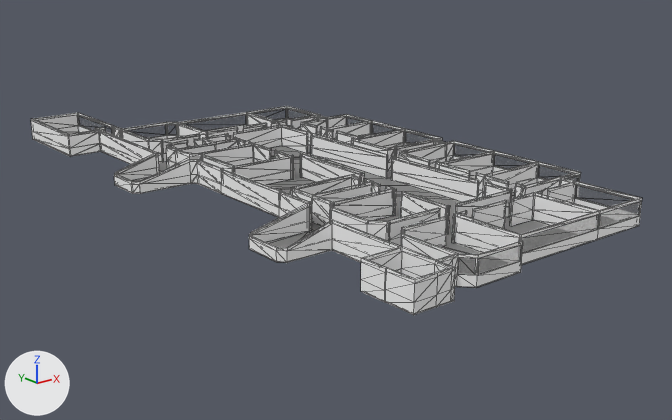
What one commit did to the glTF model models/all/A/Nawi Ebene/model.glb.
The view is the same before and after, from a 50 mm lens placed at (-15.2, -31.4, 27.4), pointed at (53.4, 54.4, -6.9). The axes (+X, +Y, +Z) are drawn at lower left. The lights are the same throughout. The picture after the commit comes second. Mesh edges are drawn as thin lines.

The scene before the commit, as lines of its bpy script (objects in view):
```python
mat_floor = principled_material('floor')
mat_floor.base_color = (0.197, 0.197, 0.197)  # grey #7b7b7b
mat_material_001 = principled_material('Material.001')
mat_material_001.base_color = (0.943, 0.943, 0.943)  # white #f9f9f9
me_plane_014 = bpy.data.meshes.new('Plane.014')
me_plane_014.from_pydata(...)  # 66 vertices, 64 faces; spans x -16.9..22.0, y -37.4..42.5, z 0.0
me_plane_014.materials.append(mat_floor)  # grey #7b7b7b
me_plane_122 = bpy.data.meshes.new('Plane.122')
me_plane_122.from_pydata(...)  # 1872 vertices, 3708 faces; spans x -17.0..22.1, y -37.5..42.6, z 0.0..3.0
# faces by material slot: [3632, 76]
me_plane_122.materials.append(mat_material_001)  # white #f9f9f9
me_plane_122.materials.append(mat_material_002)  # grey #7b7b7b
ob_plane_009 = bpy.data.objects.new('Plane.009', me_plane_014)
ob_plane_009.location = (48.2, 56.1, -3.0)
ob_plane_026 = bpy.data.objects.new('Plane.026', me_plane_122)
ob_plane_026.location = (48.2, 56.1, -3.0)
```
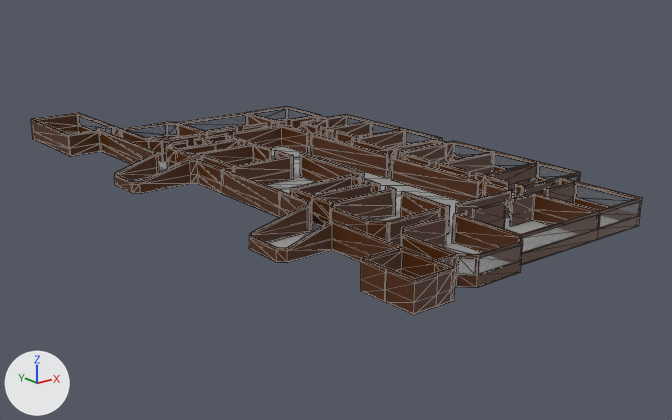
The newer file is also turned or shifted as a whole; pictures and numbers use the older file's frame.

Boxes [x1, y1, x2, y2] around the edits, measured in the pictures (672 x 420 px):
'Plane.026', recoloured: [31, 106, 642, 315] in both
'Plane.009', recoloured: [133, 126, 549, 254] in both

The change, as a list of edits to the scene's bpy script:
```text
Change mat_floor:
    mat_floor.base_color: (0.197, 0.197, 0.197) -> (0.396, 0.396, 0.396)  # grey #7b7b7b -> grey #a9a9a9
Change mat_material_001:
    mat_material_001.base_color: (0.943, 0.943, 0.943) -> (0.0807, 0.0208, 0.00114)  # white #f9f9f9 -> brown #502804
```
